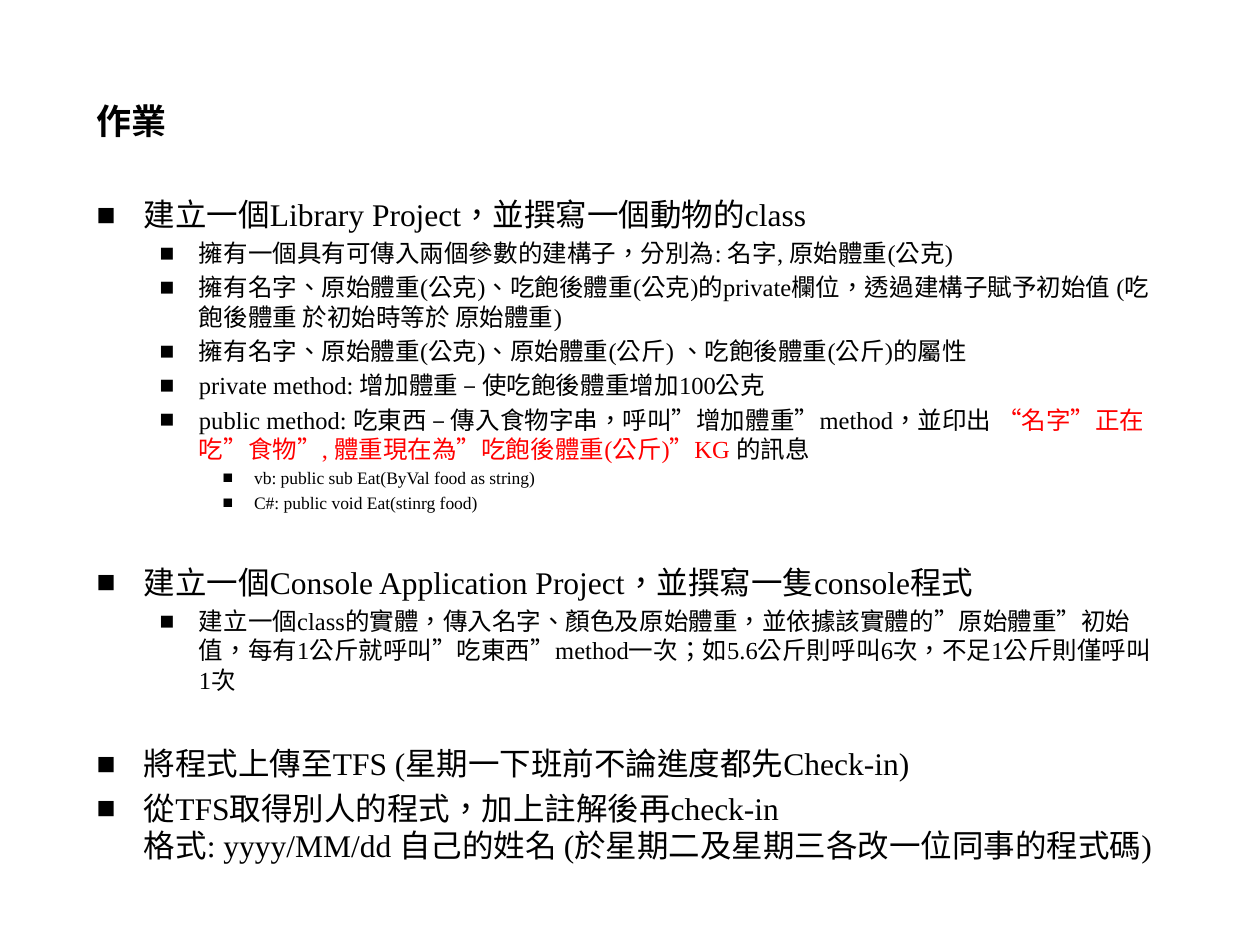
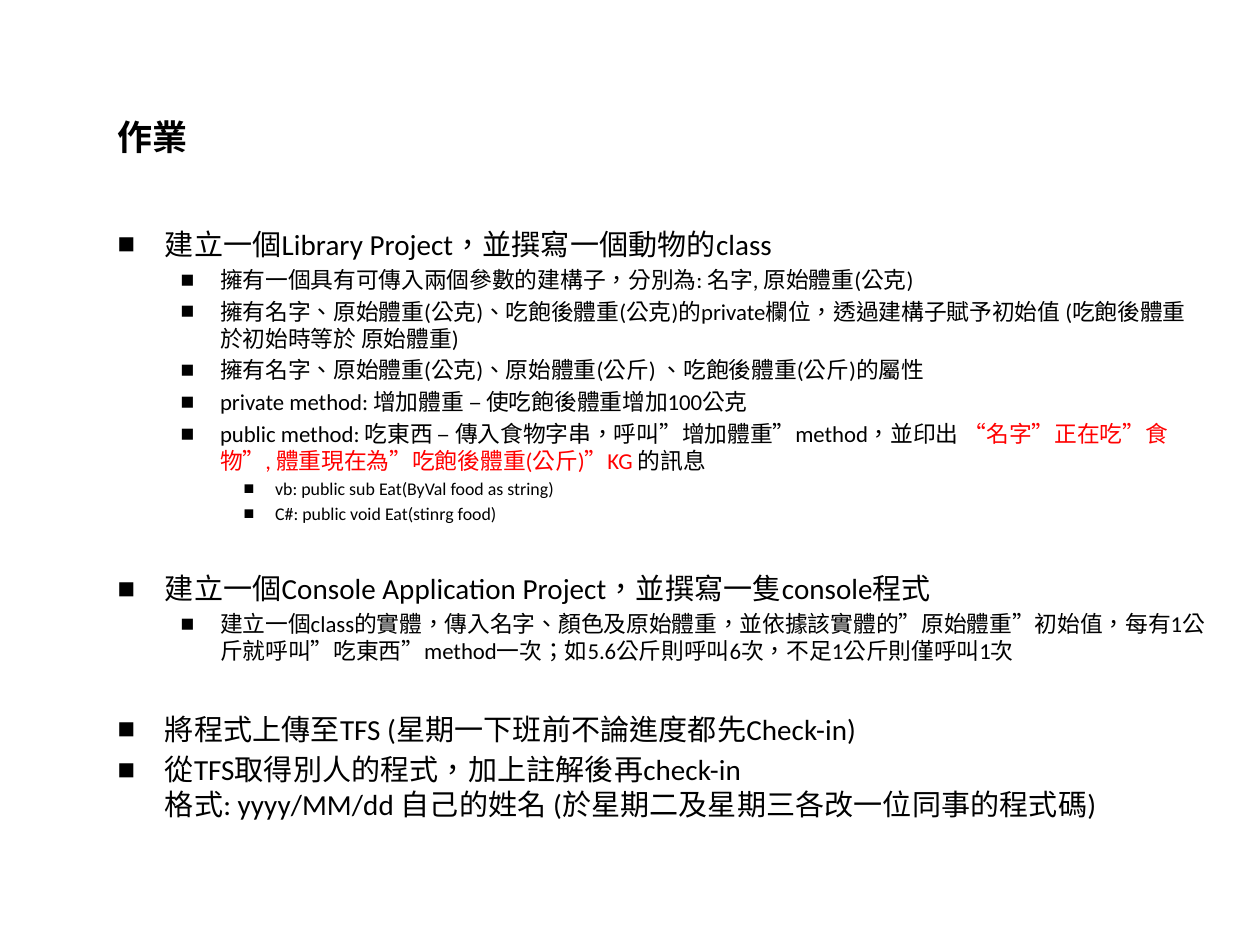
Before and after one commit to YiChiLin/TrainingPackage, a slide deck: slide 12 of 簡報及DB/.Net開發環境.pptx (slide 14 before the commit). Drawn at 1260x945 pixels with LibreOffice and Linux fonts; fonts in the diff are those of the drawing; background and template pictures are left out. Boxes give left, top, right and bottom in pixels: in the first picture for what was removed or moved away, otherwise in the second. Text is boxed around its words. In the diff, an @@ line names an element or a change of style, - is before the commit and + after.

```diff
--- a/簡報及DB/.Net開發環境.pptx
+++ b/簡報及DB/.Net開發環境.pptx
@@ title "作業": place and size @@
-title "作業" at (97, 104, 167, 137)
+title "作業" at (118, 120, 188, 153)
@@ title "作業" at (118, 120, 188, 153): font Times New Roman to Calibri @@
@@ text "建立一個Library Project，並撰寫一個動物的class": place and size @@
-text "建立一個Library Project，並撰寫一個動物的class" at (144, 199, 1152, 864)
+text "建立一個Library Project，並撰寫一個動物的class" at (165, 230, 1205, 820)
@@ text "建立一個Library Project，並撰寫一個動物的class" at (165, 230, 1205, 820): size 18 to 16.6 pt in "建立一個Library Project，並撰寫一個動物的class", "建立一個Console Application Project，並撰寫一隻console程式", "將程式上傳至TFS (星期一下班前不論進度都先Check-in)", "從TFS取得別人的程式，加上註解後再check-in 格式: yyyy/MM/dd 自己的姓名 (於星期二及星期三各改一 ..."; font Times New Roman to Calibri; size 14 to 12.9 pt in "擁有一個具有可傳入兩個參數的建構子，分別為: 名字, 原始體重(公克)", "擁有名字、原始體重(公克)、吃飽後體重(公克)的private欄位，透過建構子賦予初始值 (吃飽後體重 於初始時等於 原 ...", "擁有名字、原始體重(公克)、原始體重(公斤) 、吃飽後體重(公斤)的屬性", "private method: 增加體重 – 使吃飽後體重增加100公克" and 2 more places; size 10 to 10.2 pt in "vb: public sub Eat(ByVal food as string)", "C#: public void Eat(stinrg food)" @@
```
Also in this commit, not shown: 12 other slides changed, 2 slides removed, 1 other file.
